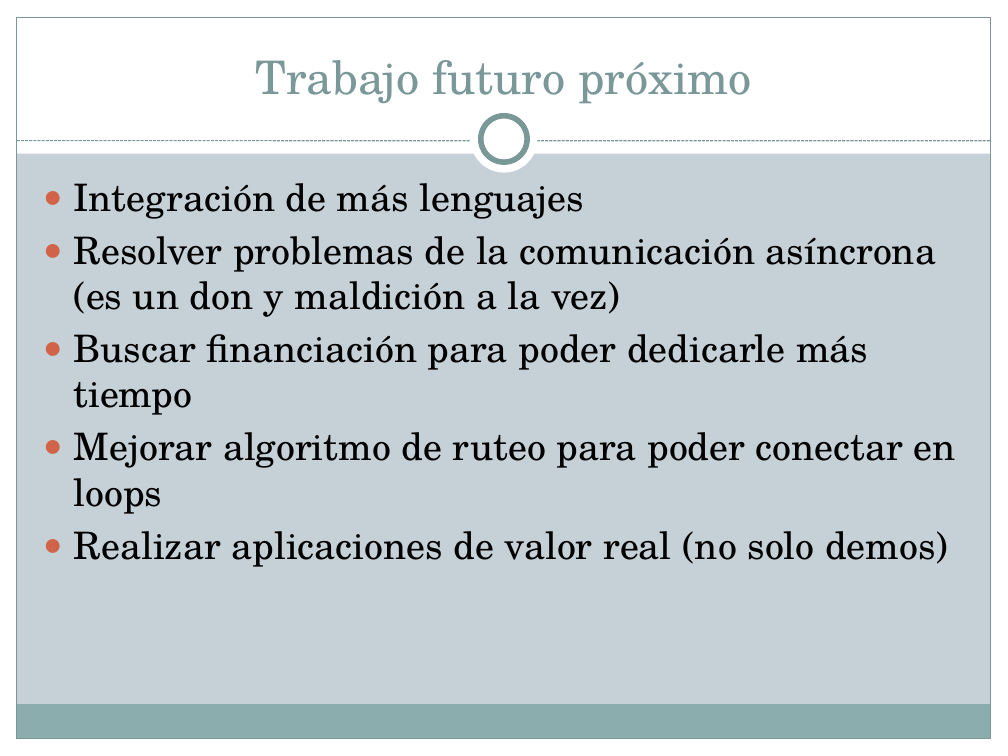
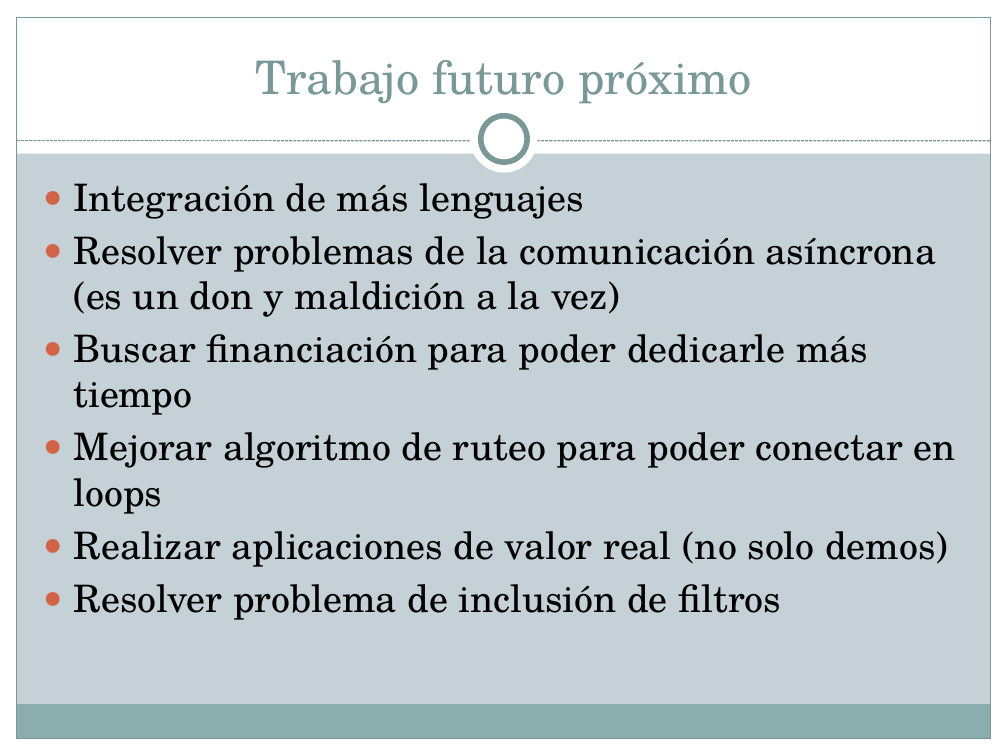
Before and after one commit to kfgodel/vortex, a slide deck: slide 18 of Documentacion/Publicable/Borradores/Intro a Vortex.pptx. Drawn at 1008x756 pixels with LibreOffice and Linux fonts; fonts in the diff are those of the drawing. Boxes give left, top, right and bottom in pixels: in the first picture for what was removed or moved away, otherwise in the second. Text is boxed around its words. In the diff, an @@ line names an element or a change of style, - is before the commit and + after.

```diff
--- a/Documentacion/Publicable/Borradores/Intro a Vortex.pptx
+++ b/Documentacion/Publicable/Borradores/Intro a Vortex.pptx
@@ text at (73,584,781,620): paragraph added @@
+● Resolver problema de inclusión de filtros
```
Also in this commit, not shown: 1 other slide changed, 4 other files.
